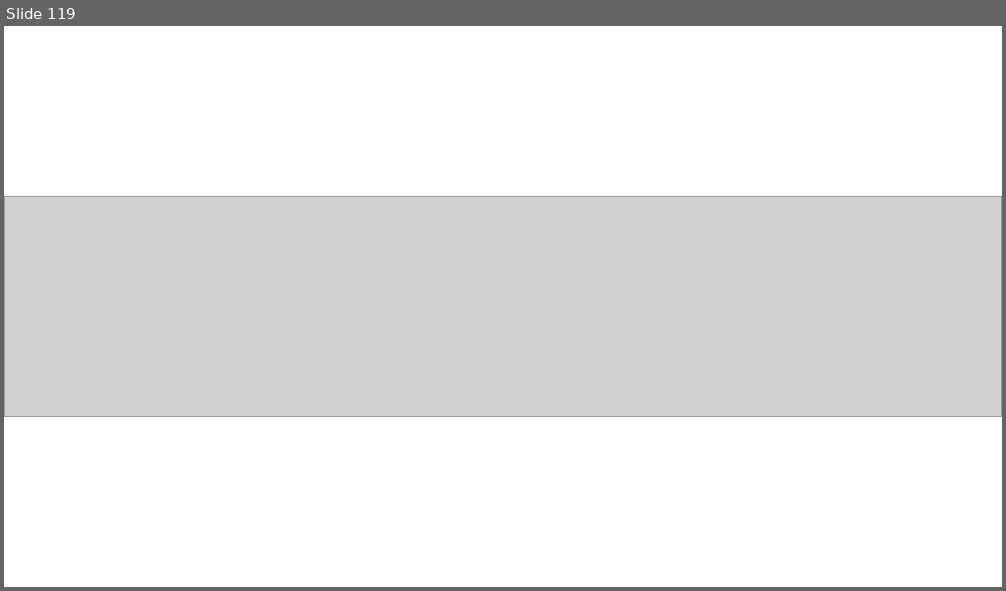
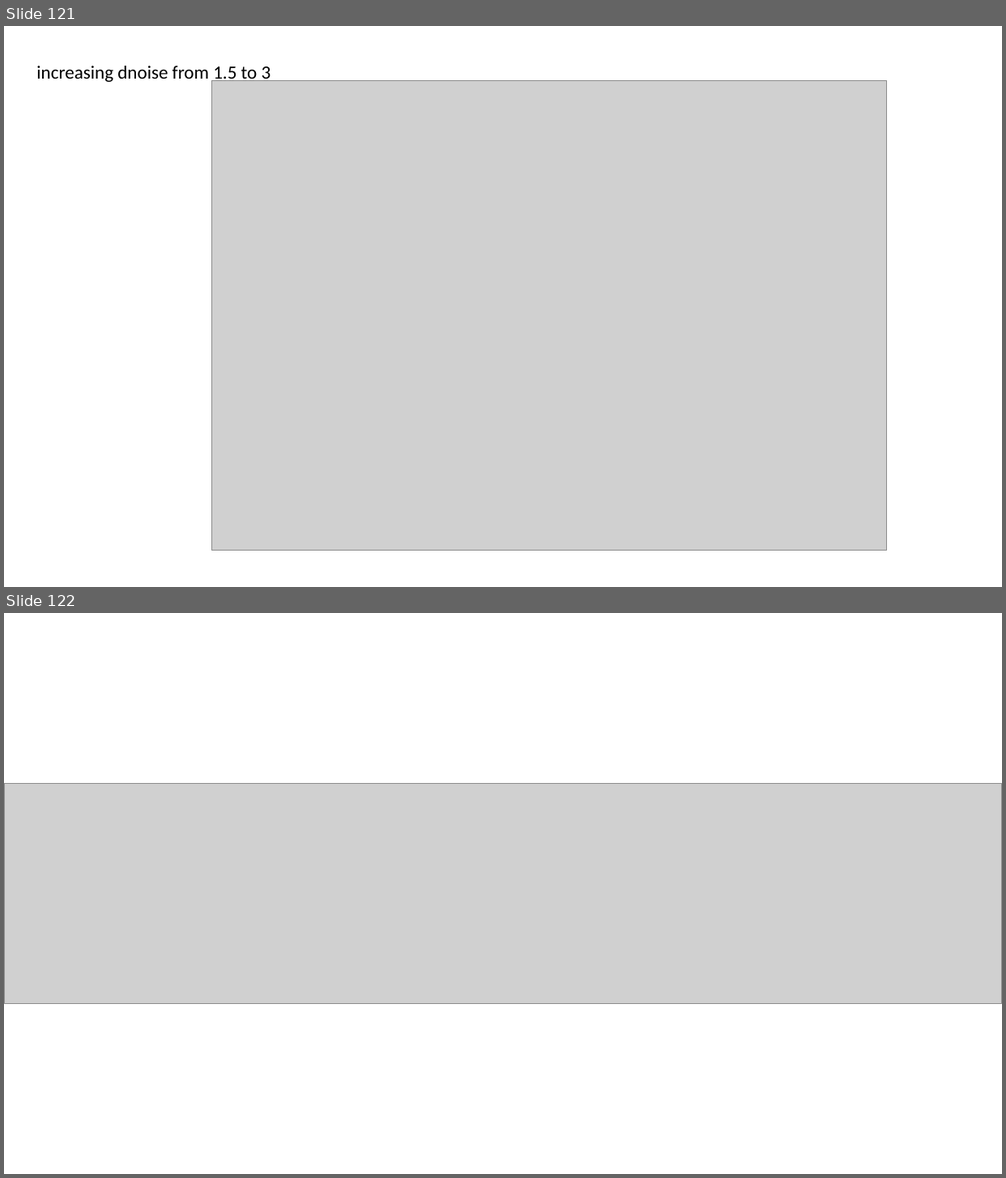
Before and after one commit to oberauer/IM.Simulation, a slide deck: IMSim.Mediated.Results.pptx. Shown one above the other, each under a label of ours: slide 119 before the commit, slides 121 and 122 after it. The pictures are 1006x591 and 1006x1178 pixels, drawn with LibreOffice and Linux fonts; fonts in the diff are those of the drawing; grey boxes stand for pictures. Boxes give left, top, right and bottom in pixels: in the first picture for what was removed or moved away, otherwise in the second. Text is boxed around its words. In the diff, an @@ line names an element or a change of style, - is before the commit and + after.

```diff
--- a/IMSim.Mediated.Results.pptx
+++ b/IMSim.Mediated.Results.pptx
@@ slide 121 added at box(4, 26, 1002, 587), background #FFFFFF @@
@@ text added at box(36, 66, 271, 84), 18 pt, text #000000 @@
+increasing dnoise from 1.5 to 3
@@ picture added at box(212, 80, 888, 551) @@
@@ what was slide 119 is now slide 122 @@
```
Also in this commit, not shown: 1 slide changed, 6 other slides added, 4 slides removed, 14 other files.
